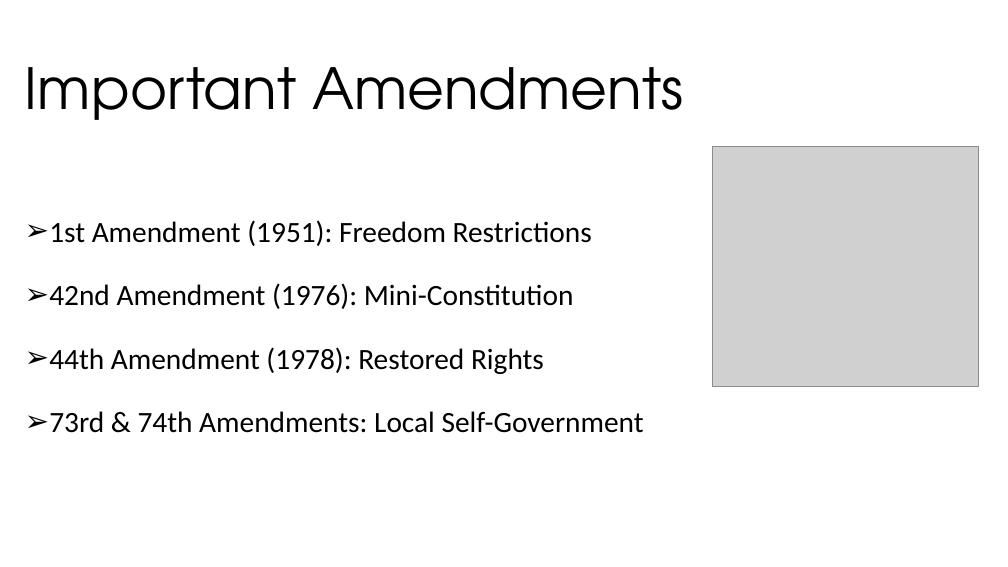
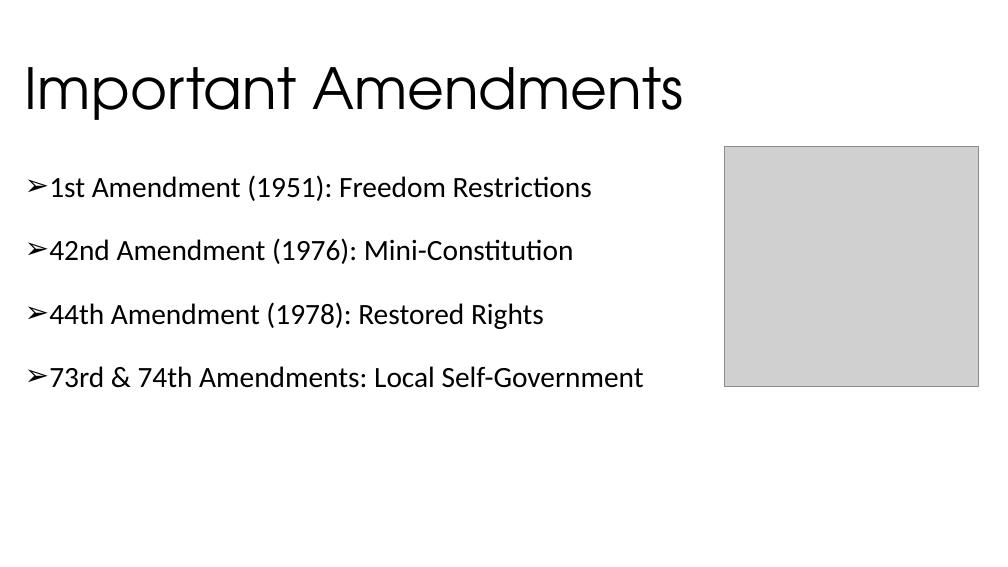
Before and after one commit to ParthHaker/ppt, a slide deck: slide 11 of The Constitution of India.pptx. Drawn at 1008x567 pixels with LibreOffice and Linux fonts; fonts in the diff are those of the drawing; grey boxes stand for pictures; background and template pictures are left out. Boxes give left, top, right and bottom in pixels: in the first picture for what was removed or moved away, otherwise in the second. Text is boxed around its words. In the diff, an @@ line names an element or a change of style, - is before the commit and + after.

```diff
--- a/The Constitution of India.pptx
+++ b/The Constitution of India.pptx
@@ text "1st Amendment (1951): Freedom Restrictions": place and size @@
-text "1st Amendment (1951): Freedom Restrictions" at box(49, 220, 644, 433)
+text "1st Amendment (1951): Freedom Restrictions" at box(49, 175, 644, 388)
@@ picture: place and size @@
-picture at box(712, 147, 979, 387)
+picture at box(725, 147, 979, 387)
```
Also in this commit, not shown: 6 other slides changed.
